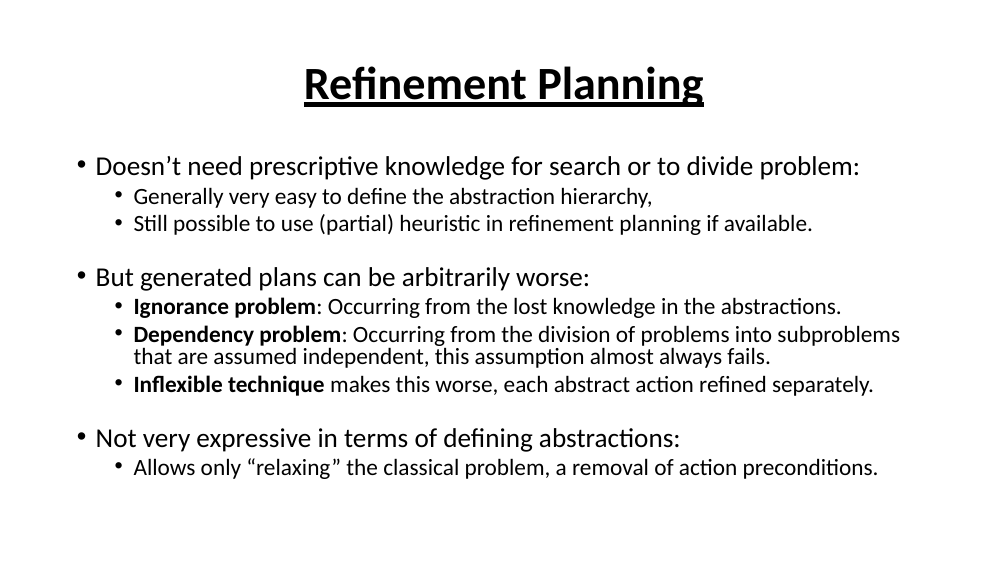
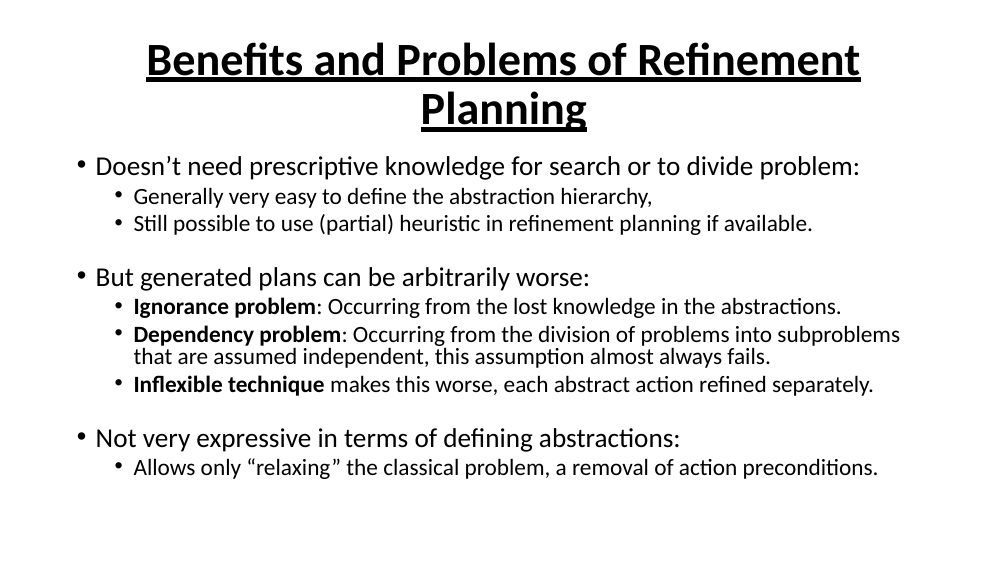
Before and after one commit to OllieKampo/ASH-Planner, a slide deck: slide 8 of progress_reports/RSMG 6.pptx (slide 7 before the commit). Drawn at 1008x567 pixels with LibreOffice and Linux fonts; fonts in the diff are those of the drawing. Boxes give left, top, right and bottom in pixels: in the first picture for what was removed or moved away, otherwise in the second. Text is boxed around its words. In the diff, an @@ line names an element or a change of style, - is before the commit and + after.

```diff
--- a/progress_reports/RSMG 6.pptx
+++ b/progress_reports/RSMG 6.pptx
@@ title at box(146, 42, 860, 132): text changed @@
-Refinement Planning
+Benefits and Problems of Refinement Planning
```
Also in this commit, not shown: 7 other slides changed, 4 other files.
